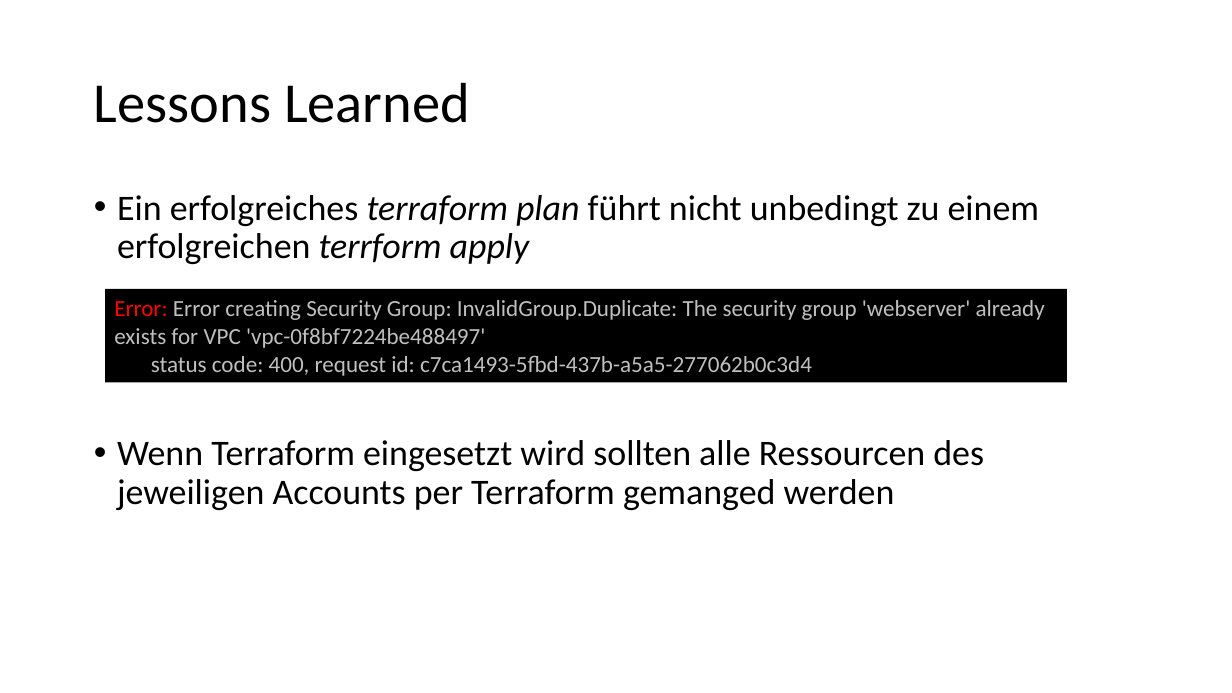
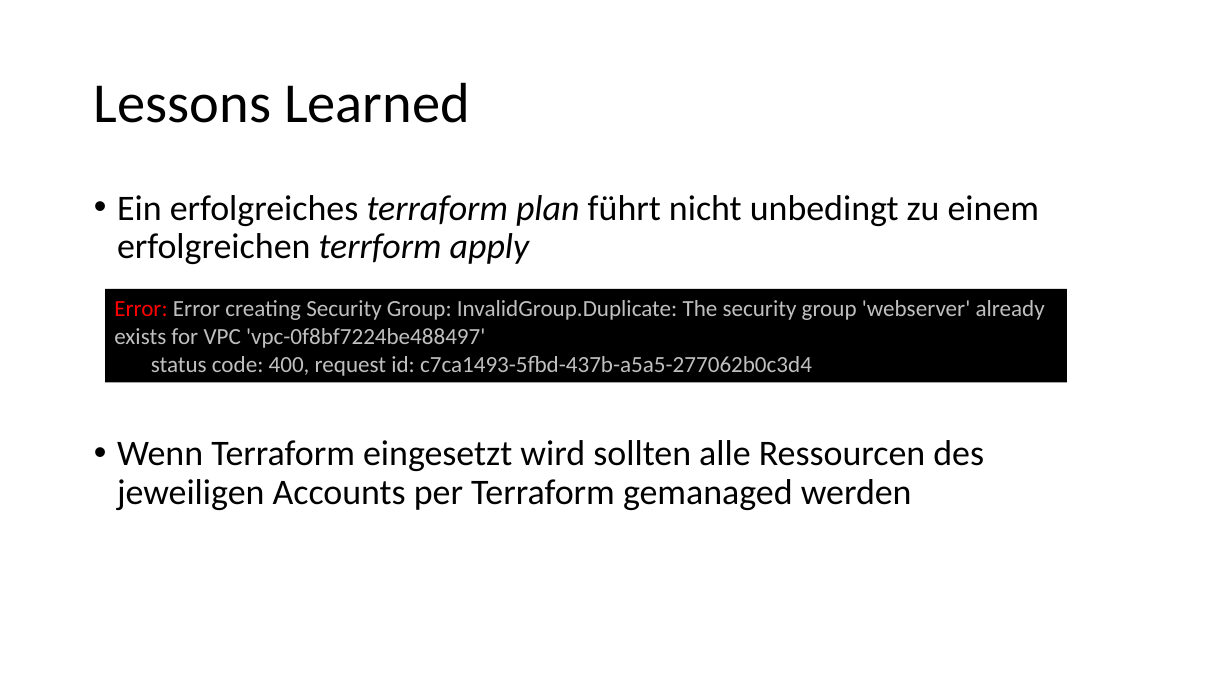
Before and after one commit to djakielski/terraform-schulung, a slide deck: slide 1 of Modul_10_Tipps/Tipps.pptx. Drawn at 1232x693 pixels with LibreOffice and Linux fonts; fonts in the diff are those of the drawing. Boxes give left, top, right and bottom in pixels: in the first picture for what was removed or moved away, otherwise in the second. Text is boxed around its words. In the diff, an @@ line names an element or a change of style, - is before the commit and + after.

Commit message:
added last slides

```diff
--- a/Modul_10_Tipps/Tipps.pptx
+++ b/Modul_10_Tipps/Tipps.pptx
@@ text at box(117, 440, 984, 510): text changed @@
-• Wenn Terraform eingesetzt wird sollten alle Ressourcen des jeweiligen Accounts per Terraform gemanged werden
+• Wenn Terraform eingesetzt wird sollten alle Ressourcen des jeweiligen Accounts per Terraform gemanaged werden
```
Also in this commit, not shown: 2 slides added.
